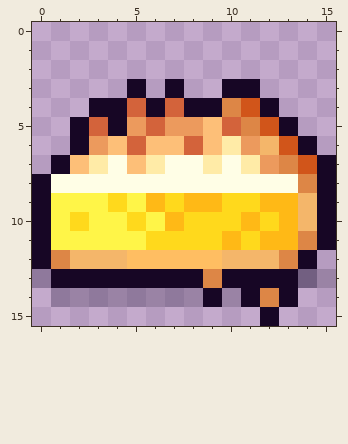
Pixel-art sprite, stored at Assets/Entity/PieLemon.png. The picture above is the old version.
The file is 16x16 pixels. Colours within 5 levels of each other are drawn and written as one.
The result:
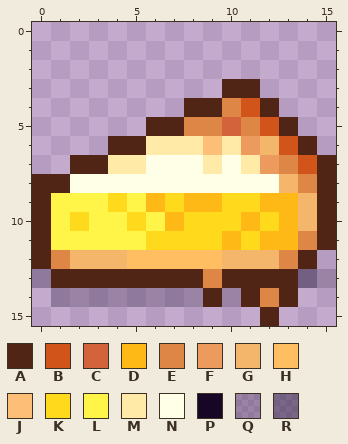
Palette (. is transparent): A #512516  B #d1551a  C #d3633b  D #ffb916  E #dd8646  F #ec9a5d  G #f4b66a  H #ffbe62  J #fdbf78  K #ffd91c  L #fff548  M #ffeba7  N #fffee6  P #170625  Q #1c103040  R #1c103070
From old to new:
{"y":3,"x":5,"old":"P","new":"."}
{"y":3,"x":7,"old":"P","new":"."}
{"y":3,"x":10,"old":"PP","new":"AA"}
{"y":4,"x":3,"old":"PPCPCPP","new":".....AA"}
{"y":4,"x":12,"old":"P","new":"A"}
{"y":5,"x":2,"old":"PCPFCFFJ","new":"....AAEE"}
{"y":5,"x":13,"old":"P","new":"A"}
{"y":6,"x":2,"old":"PFJCJJC","new":"..AAMMM"}
{"y":6,"x":14,"old":"P","new":"A"}
{"y":7,"x":1,"old":"PJMNJM","new":".AAMMN"}
{"y":7,"x":15,"old":"P","new":"A"}
{"y":8,"x":0,"old":"PN","new":"AA"}
{"y":8,"x":13,"old":"N","new":"G"}
{"y":8,"x":15,"old":"P","new":"A"}
{"y":9,"x":0,"old":"P","new":"A"}
{"y":9,"x":15,"old":"P","new":"A"}
{"y":10,"x":0,"old":"P","new":"A"}
{"y":10,"x":15,"old":"P","new":"A"}
{"y":11,"x":0,"old":"P","new":"A"}
{"y":11,"x":15,"old":"P","new":"A"}
{"y":12,"x":0,"old":"P","new":"A"}
{"y":12,"x":14,"old":"P","new":"A"}
{"y":13,"x":1,"old":"PPPPPPPP","new":"AAAAAAAA"}
{"y":13,"x":10,"old":"PPPP","new":"AAAA"}
{"y":14,"x":9,"old":"P","new":"A"}
{"y":14,"x":11,"old":"P","new":"A"}
{"y":14,"x":13,"old":"P","new":"A"}
{"y":15,"x":12,"old":"P","new":"A"}
{"label":"changed","picture_box":[32,79,336,326]}
